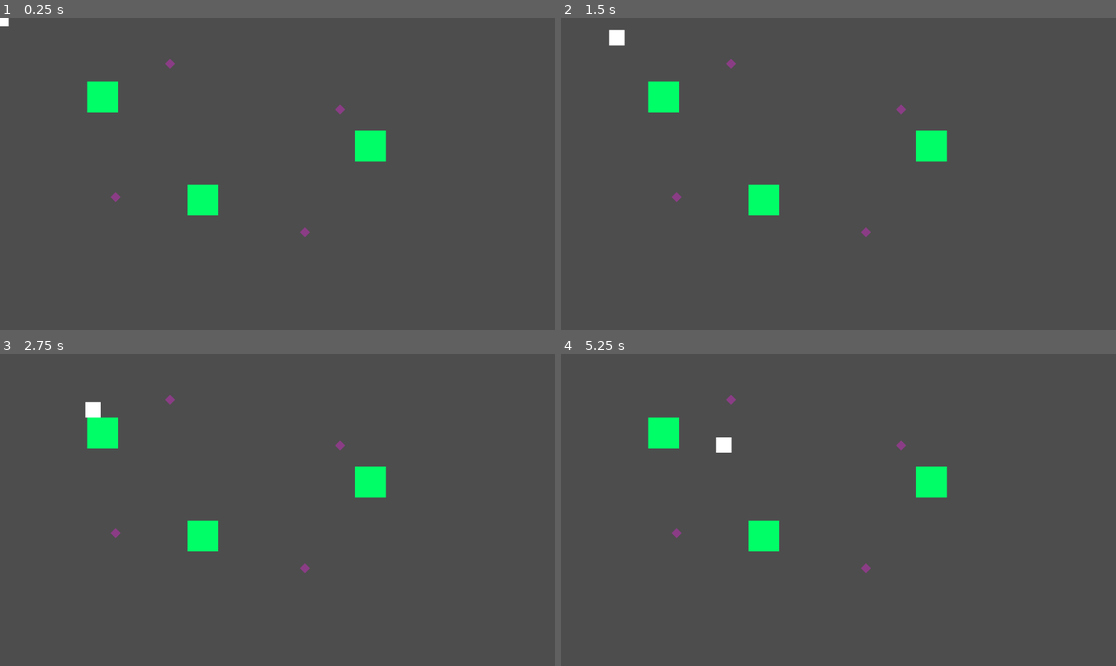
Above: before the commit, frames 1-4 (two rows, left to right).
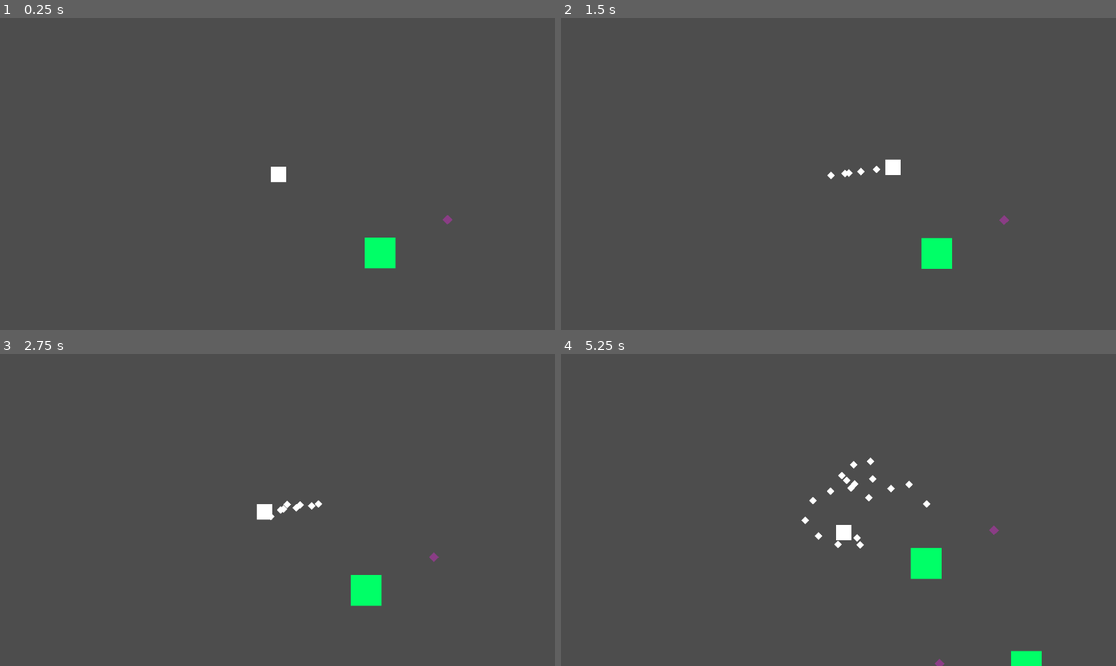
Above: after the commit, the same moments.

Repository: DiegoHommer/Day_In_The_Life_of_a_Slime
Game: Godot game, scene res://main.tscn
Same seed, same stepped clock (60 frames per second), same inputs: the game is played once before the commit and once after it.
Inputs (mouse positions are in pixels of both pictures, inside the frame that each line leads up to):
- Up to frame 1 (0.25 s): no input
- Up to frame 2 (1.5 s): tap Enter (ui_accept) at 0.5, 0.6, 0.77, 1.07, 1.35 s; move the mouse to (960, 158) at 0.52 s; move the mouse to (727, 189) at 1.27 s
- Up to frame 3 (2.75 s): tap Enter (ui_accept) at 1.52, 1.82, 2.1 s; move the mouse to (333, 441) at 2.02 s
- Up to frame 4 (5.25 s): move the mouse to (810, 572) at 2.77 s; tap Enter (ui_accept) at 2.85, 3.02, 3.32, 3.6, 3.77, 4.07, 4.35, 4.52, 4.82, 5.1 s; move the mouse to (1005, 556) at 3.52 s; move the mouse to (672, 463) at 4.27 s; move the mouse to (866, 510) at 5.02 s

The runs differ from the first frame. In frame 1, 2.6% of the frame differs, in the area x 0-82%, y 0-81%; in frame 2, 2.8%; in frame 3, 2.8%; in frame 4, 3.3%, in the area x 15-87%, y 13-100%.

Commit message:
Filhos e Câmera

Diff:
--- /dev/null
+++ b/Camera2D.gd
@@ -0,0 +1,20 @@
+extends Camera2D
+
+var direction = Vector2(0,0)
+
+#Como o pc tá se mexeno com o move_and_slide() que é pronto do Godot, a velocidade dele tem que ser mais
+var speed_multiplier = 0.00002
+@onready var pc = %PC
+var speed = 0
+var velocity = Vector2(0,0)
+# Called when the node enters the scene tree for the first time.
+func _ready():
+	speed = pc.speed*0.00002
+
+
+# Called every frame. 'delta' is the elapsed time since the previous frame.
+func _process(delta):
+	direction = pc.position - position
+	#direction = direction.normalized()
+	velocity = speed*direction
+	position += velocity
--- /dev/null
+++ b/filho.gd
@@ -0,0 +1,26 @@
+extends CharacterBody2D
+
+var parent = ""
+var pc = ""
+var speed = 250
+var numero = 0 #esse numero vai ser setado pelo pc quando ele criar o filho. É 1 se é o primeiro, 2 se é o seugundo etc
+var move = true
+var direction = Vector2(0,0)
+
+func _ready():
+	parent = get_parent() #"parent" aqui é o parent node (que é o main por enquanto) e não o pc
+	pc = parent.get_child(0)
+
+func _physics_process(delta):
+	move = pc.move
+	speed = pc.speed
+
+	if move and pc.direction != Vector2(0,0): #
+
+		#a ideia é que ele segue um ponto que tá um pouco atrás do filho anterior
+		#(aqui, parent.get_child(numero-1) é o filho anterior)
+		#eu tentei fazer ele seguir diretamente o filho anterior, mas daí eles se amontoavam
+		direction = (parent.get_child(numero-1).position-30*parent.get_child(numero-1).direction) - position
+		direction = direction.normalized()
+		velocity = speed*direction
+		move_and_slide()
--- /dev/null
+++ b/filho.tscn
@@ -0,0 +1,9 @@
+[gd_scene load_steps=2 format=3 uid="uid://b8tt2hkrilj5k"]
+
+[ext_resource type="Script" path="res://filho.gd" id="1_j64pl"]
+
+[node name="Node2D" type="CharacterBody2D"]
+script = ExtResource("1_j64pl")
+
+[node name="Polygon2D" type="Polygon2D" parent="."]
+polygon = PackedVector2Array(0, -8, -8, 0, 0, 8, 8, 0)
--- a/main.tscn
+++ b/main.tscn
@@ -1,21 +1,24 @@
-[gd_scene load_steps=6 format=3 uid="uid://c1m8shg88v0qt"]
+[gd_scene load_steps=7 format=3 uid="uid://c1m8shg88v0qt"]
 
 [ext_resource type="PackedScene" uid="uid://d3imt2s6ikkdj" path="res://scenes/pc.tscn" id="1_gekrl"]
 [ext_resource type="Script" path="res://game_manager.gd" id="1_le7ab"]
 [ext_resource type="PackedScene" uid="uid://j6yhilxiw5aj" path="res://scenes/enemy.tscn" id="3_14bhi"]
 [ext_resource type="PackedScene" uid="uid://7mmbb1qa3p7p" path="res://scenes/tree.tscn" id="4_w12li"]
 [ext_resource type="PackedScene" uid="uid://7xnnhbq4qci0" path="res://Trash.tscn" id="5_1mn4b"]
+[ext_resource type="Script" path="res://Camera2D.gd" id="6_fedkr"]
 
 [node name="Node2D" type="Node2D"]
+
+[node name="Familia" type="Node2D" parent="."]
+
+[node name="PC" parent="Familia" instance=ExtResource("1_gekrl")]
+unique_name_in_owner = true
+position = Vector2(2, 1)
 
 [node name="Background" type="TextureRect" parent="."]
 offset_right = 1154.0
 offset_bottom = 644.0
 size_flags_horizontal = 0
-
-[node name="PC" parent="." instance=ExtResource("1_gekrl")]
-unique_name_in_owner = true
-position = Vector2(2, 1)
 
 [node name="Enemy" parent="." instance=ExtResource("3_14bhi")]
 
@@ -47,3 +50,6 @@
 [node name="GameManager" type="Node" parent="."]
 unique_name_in_owner = true
 script = ExtResource("1_le7ab")
+
+[node name="Camera2D" type="Camera2D" parent="."]
+script = ExtResource("6_fedkr")
--- a/scenes/pc.gd
+++ b/scenes/pc.gd
@@ -3,24 +3,54 @@
 
 @export var speed = 250.0
 var move = true
+var direction = Vector2(0,0)
 
-var direction = Vector2(0,0)
+var filho_scene = preload("res://filho.tscn")
+var filho = 0
+var filho_count = 0
+var parent = ""
+var tempo = 0
+
+
+func _ready():
+	parent = get_parent()
 
 func _physics_process(delta):
 	if move:
 		move_and_slide()
+
+	if Input.is_action_just_pressed("ui_accept"):
+		fazer_filho()
 
 func _on_timer_timeout():
 	#a cada 0.5 segundo ele muda entre parado e se mexendo (move = false ou move = true), e decide na direção
 	move = not move
 	direction = get_global_mouse_position() - position
 
-	if direction.length() < 10: #se ele tiver muito perto do mouse ele fica parado
+	if direction.length() < 20: #se ele tiver muito perto do mouse ele fica parado
 		direction = Vector2(0,0)
-	velocity = speed * direction.normalized()
+	direction = direction.normalized()
+	velocity = speed * direction
 
 func get_bigger():
 	$Collision.scale.x += 1
 	$Collision.scale.y += 1
 	$Polygon2D.scale.x += 1
 	$Polygon2D.scale.y += 1
+
+
+func fazer_filho():
+	#aqui é que ele cria os filhos como nodes embaixo do main
+	filho = filho_scene.instantiate()
+	parent.add_child(filho)
+
+	filho_count += 1
+
+	#cada filho tem uma variável número pra saber qual filho que ele é
+	filho.numero = filho_count
+
+	#ele seta a posição do filho novo como sendo um pouco atrás do último filho
+	#aqui o parent.get_child(filho_count - 1) é o último filho
+	#acho que esse jeito de acessar os outros nodes não é muito "boa prática", e talvez deixe difícil de editar depois
+	#se alguém tiver um jeito melhor pode mudar
+	filho.position = parent.get_child(filho_count-1).position - 50*parent.get_child(filho_count-1).direction
